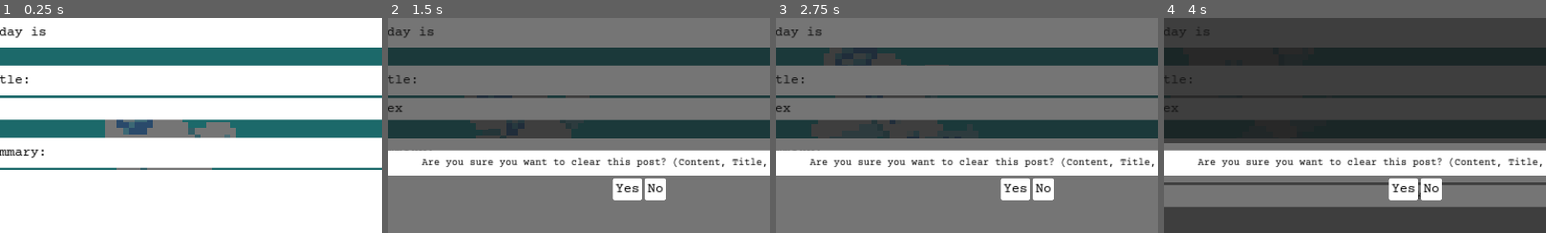
Above: before the commit, frames 1-4 (left to right).
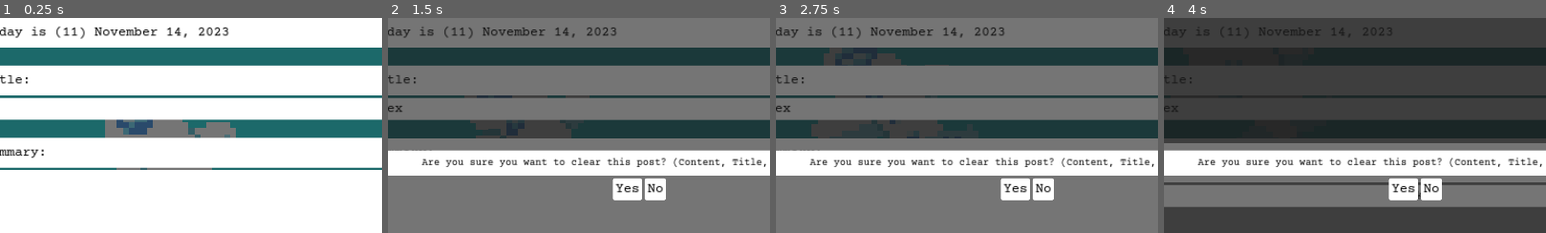
Above: after the commit, the same moments.

Repository: jennyton88/devlogs-maker
Game: Godot game, scene res://scenes/devlogs.tscn
Same seed, same stepped clock (60 frames per second), same inputs: the game is played once before the commit and once after it.
Inputs (mouse positions are % of the whole screen's width and height, from its top left):
- Up to frame 1 (0.25 s): no input
- Up to frame 2 (1.5 s): click (59, 34) at 0.52 s; type "Alex" at 0.6 s; click (59, 59) at 0.75 s; type "12" at 0.83 s; click (59, 84) at 0.98 s; type "Alex" at 1.07 s; click "Clear Text" at 1.25 s
- Up to frame 3 (2.75 s): click "Import Text" at 2 s
- Up to frame 4 (4 s): click "Export Text" at 2.75 s; click "Get Posts" at 3.5 s
The pictures show only the part of the screen within x 26-76%, y 13-63%; the shares and areas given below are measured in that part.

The runs differ from the first frame. In frame 1, 0.9% of the frame differs, in the area x 14-60%, y 3-10%; in frame 2, 0.7%; in frame 3, 0.7%; in frame 4, 0.2%.
Error before the commit: Invalid access to property or key 'pressed' on a base object of type 'null instance'. (res://scripts/devlogs.gd:88)

Commit message:
when text changes, update the preview

Diff:
--- a/scripts/devlogs.gd
+++ b/scripts/devlogs.gd
@@ -73,6 +73,11 @@
 	verify_user.refresh_token_expired.connect(_on_token_expired.bind(true));
 	verify_user.user_token_expired.connect(_on_token_expired.bind(false));
 
+	post_title.text_changed.connect(_on_text_changed_preview);
+	text_editor.text_changed.connect(_on_update_preview);
+	post_summary.text_changed.connect(_on_update_preview);
+	file_name.text_changed.connect(_on_update_preview);
+
 
 	error_button.pressed.connect(_on_error_button_pressed);
 
@@ -84,9 +89,6 @@
 	file_dialog.current_dir = OS.get_system_dir(OS.SystemDir.SYSTEM_DIR_DOWNLOADS);
 
 	add_file_name_button.pressed.connect(_on_add_file_name);
-
-	update_preview.pressed.connect(_on_update_preview);
-
 
 	settings.apply.pressed.connect(settings._on_save_settings_pressed.bind(true));
 	settings.cancel.pressed.connect(settings._on_save_settings_pressed.bind(false));
@@ -323,6 +325,10 @@
 	file_dialog.current_path = download_path + "/" + file_name.text + ".txt";
 	file_dialog.file_mode = FileDialog.FileMode.FILE_MODE_SAVE_FILE;
 	file_dialog.show();
+
+
+func _on_text_changed_preview(_new_text: String) -> void:
+	_on_update_preview();
 
 
 func _on_http_post_completed(result, response_code, _headers, body):
@@ -498,7 +504,7 @@
 		text_editor.remove_meta("sha");
 
 
-func _on_update_preview(): # TODO automatically format as you type please
+func _on_update_preview():
 	text_preview.text = "";
 
 	# edit date
@@ -512,6 +518,7 @@
 
 	text_preview.text += post_title.text + ";\n";
 	text_preview.text += post_summary.text + ";\n";
+
 	text_preview.text += text_editor.text;
 
 
